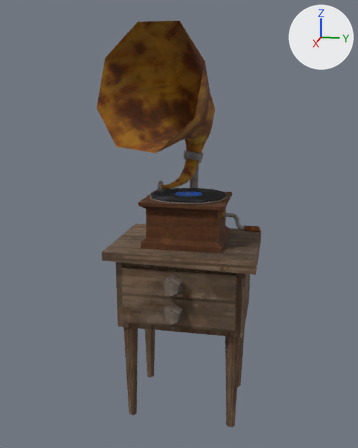
Before and after pictures for a commit that changed the glTF model assets/meshes/MaroKit/Gramophone.gltf.
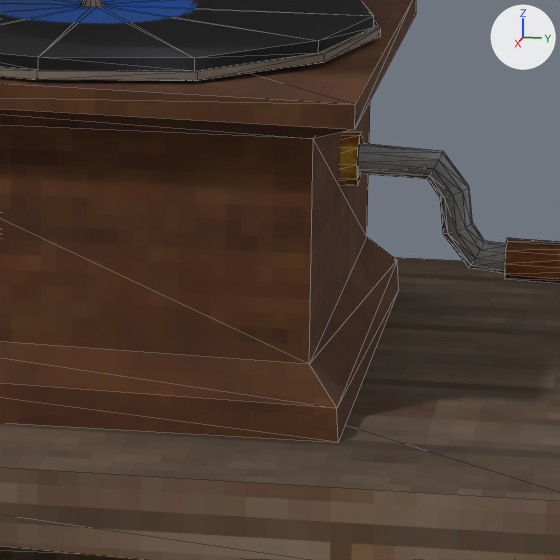
Old and new are each drawn whole from a 50 mm lens placed at (1.987, 0.359, 1.314), pointed at (-0.003, -0.039, 0.817) and again close up on the part from 49% to 70% of the width and 43% to 60% of the height. Lighting does not change. The marker at upper right points along +X, +Y and +Z. The close-ups show mesh edges as thin lines. Where no turn or scale is listed for an object, it has been applied to the vertices. Vertices at the same position are counted once.

Script lines for the objects in view, before the commit:
```python
me_cube_313 = bpy.data.meshes.new('Cube.313')
me_cube_313.from_pydata(...)  # 302 vertices, 506 faces; spans x -0.28..0.27, y -0.36..0.3, z 0.0..1.61
# faces by material slot: [12, 494]
me_cube_313.materials.append(mat_hd)  # picture img_testureatlas2
me_cube_313.materials.append(mat_sd)  # picture img_testureatlas1
me_cylinder_049 = bpy.data.meshes.new('Cylinder.049')
me_cylinder_049.from_pydata(...)  # 73 vertices, 142 faces; spans x -0.161..0.161, y -0.161..0.161, z -0.013..0.012
me_cylinder_049.materials.append(mat_hd)  # picture img_testureatlas2
me_nurbspath_016 = bpy.data.meshes.new('NurbsPath.016')
me_nurbspath_016.from_pydata(...)  # 110 vertices, 208 faces; spans x -0.015..0.015, y 0.0..0.173, z -0.066..0.015
me_nurbspath_016.materials.append(mat_sd)  # picture img_testureatlas1
ob_gramophone_col = bpy.data.objects.new('Gramophone-col', me_cube_313)
ob_gramophone_col.location = (0.0, 0.0, 0.0)
ob_handle_convcol = bpy.data.objects.new('Handle-convcol', me_nurbspath_016)
ob_handle_convcol.parent = ob_gramophone_col
ob_handle_convcol.location = (0.0, 0.123, 0.866)
ob_handle_convcol.rotation_euler = (0.0, 0.0116, 0.0)  # degrees (0, 0.7, 0)
ob_vinyl_convcol = bpy.data.objects.new('Vinyl-convcol', me_cylinder_049)
ob_vinyl_convcol.location = (0.0, 0.0, 0.9472)
```
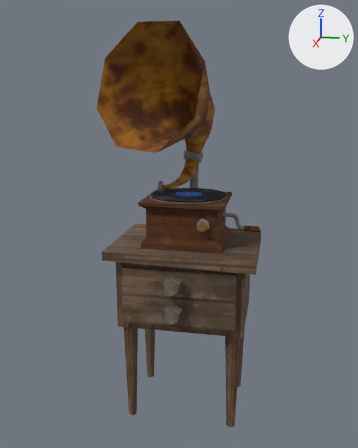
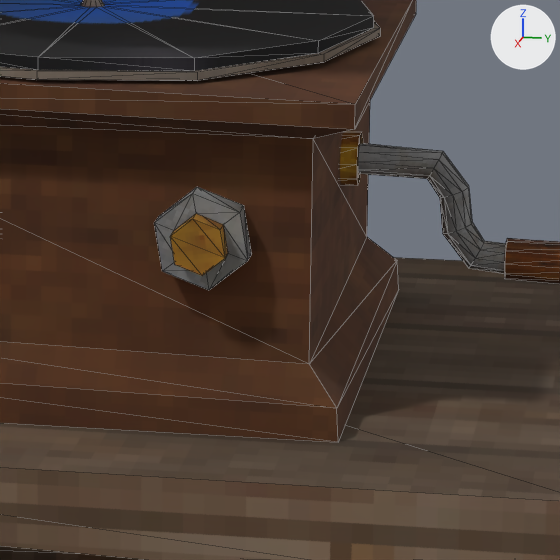
Commit message: Gramofon added Button

Location of each change, [x1, y1, x2, y2] in pixels of the close-ups (560 x 560 px):
'Button-convcol', added (brown)
    after: [170, 214, 228, 276]
part 1 of me_cube_313, added
    after: [154, 187, 252, 290]

Diff of the bpy script that builds the scene:
```diff
--- a/assets/meshes/MaroKit/Gramophone.gltf.py
+++ b/assets/meshes/MaroKit/Gramophone.gltf.py
@@ me_cube_313 @@
 # used by ob_gramophone_col; location = (0.0, 0.0, 0.0)
-me_cube_313.from_pydata(...)  # 302 vertices, 506 faces; spans x -0.28..0.27, y -0.36..0.3, z 0.0..1.61
+me_cube_313.from_pydata(...)  # 326 vertices, 546 faces; spans x -0.28..0.27, y -0.36..0.3, z 0.0..1.61
+# me_cube_313 part 1: a new loose piece of 24 vertices spanning x 0.14..0.16, y 0.06..0.11, z 0.83..0.88, in mat_sd (picture img_testureatlas1)
 me_cube_313.materials.append(mat_hd)
@@ me_cube_021 @@
+me_cube_021.from_pydata(...)  # 12 vertices, 16 faces; spans x 0.0..0.0153, y -0.0144..0.0144, z -0.0151..0.0151
+me_cube_021.materials.append(mat_sd)  # picture img_testureatlas1
@@ ob_button_convcol @@
+ob_button_convcol = bpy.data.objects.new('Button-convcol', me_cube_021)
+ob_button_convcol.location = (0.1535, 0.0862, 0.8537)
```
